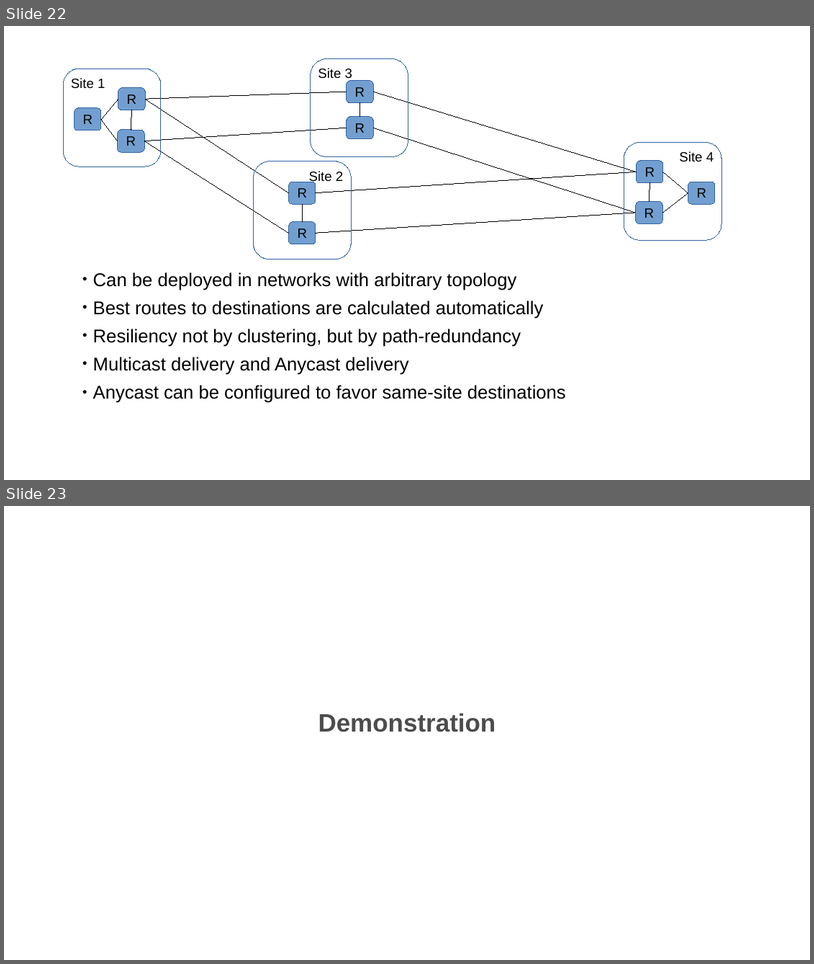
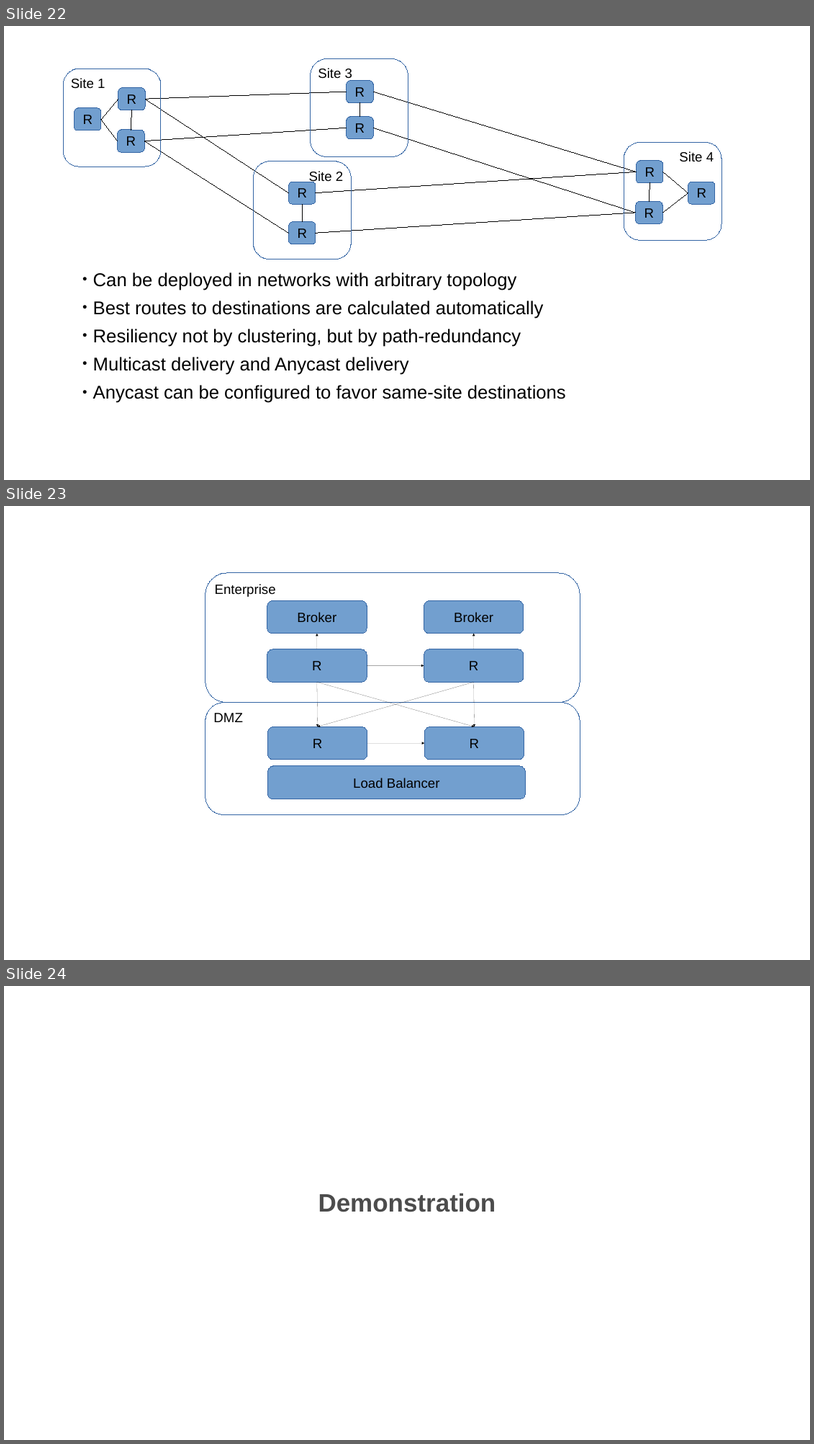
Before and after one commit to ted-ross/summit2016, a slide deck: slides/ElasticScale.odp. Shown one above the other, each under a label of ours: slides 22 and 23 before the commit, slides 22, 23 and 24 after it. The pictures are 814x964 and 814x1444 pixels, drawn with LibreOffice and Linux fonts; fonts in the diff are those of the drawing; background and template pictures are left out. Boxes give left, top, right and bottom in pixels: in the first picture for what was removed or moved away, otherwise in the second. Text is boxed around its words. In the diff, an @@ line names an element or a change of style, - is before the commit and + after.

```diff
--- a/slides/ElasticScale.odp
+++ b/slides/ElasticScale.odp
@@ slide 23 added at (4, 506, 810, 960), background picture (left out) @@
@@ rounded rectangle added at (206, 573, 580, 703), outline #3465A4 0 pt, 32 pt, text #000000 @@
+Enterprise
@@ rounded rectangle added at (268, 600, 367, 633), fill #729FCF, outline #3465A4 0 pt, 32 pt, text #000000 @@
+Broker
@@ rounded rectangle added at (424, 600, 524, 633), fill #729FCF, outline #3465A4 0 pt, 32 pt, text #000000 @@
+Broker
@@ arrow added from (317, 649) to (317, 633), #000000 0 pt @@
@@ arrow added from (474, 649) to (474, 633), #000000 0 pt @@
@@ rounded rectangle added at (268, 649, 367, 682), fill #729FCF, outline #3465A4 0 pt, 32 pt, text #000000 @@
+R
@@ rounded rectangle added at (424, 649, 524, 682), fill #729FCF, outline #3465A4 0 pt, 32 pt, text #000000 @@
+R
@@ arrow added from (367, 665) to (424, 665), #000000 0 pt @@
@@ arrow added from (317, 682) to (317, 726), #000000 0 pt @@
@@ arrow added from (317, 682) to (474, 726), #000000 0 pt @@
@@ arrow added from (474, 682) to (317, 726), #000000 0 pt @@
@@ arrow added from (474, 682) to (474, 726), #000000 0 pt @@
@@ rounded rectangle added at (206, 703, 580, 814), outline #3465A4 0 pt, 32 pt, text #000000 @@
+DMZ
@@ rounded rectangle added at (268, 726, 368, 759), fill #729FCF, outline #3465A4 0 pt, 32 pt, text #000000 @@
+R
@@ arrow added from (368, 743) to (424, 743), #000000 0 pt @@
@@ rounded rectangle added at (424, 726, 525, 759), fill #729FCF, outline #3465A4 0 pt, 32 pt, text #000000 @@
+R
@@ rounded rectangle added at (268, 766, 525, 799), fill #729FCF, outline #3465A4 0 pt, 32 pt, text #000000 @@
+Load Balancer
@@ what was slide 23 is now slide 24 @@
```
Also in this commit, not shown: 2 slides changed, 3 other slides added, 2 slides removed, 1 other file.
